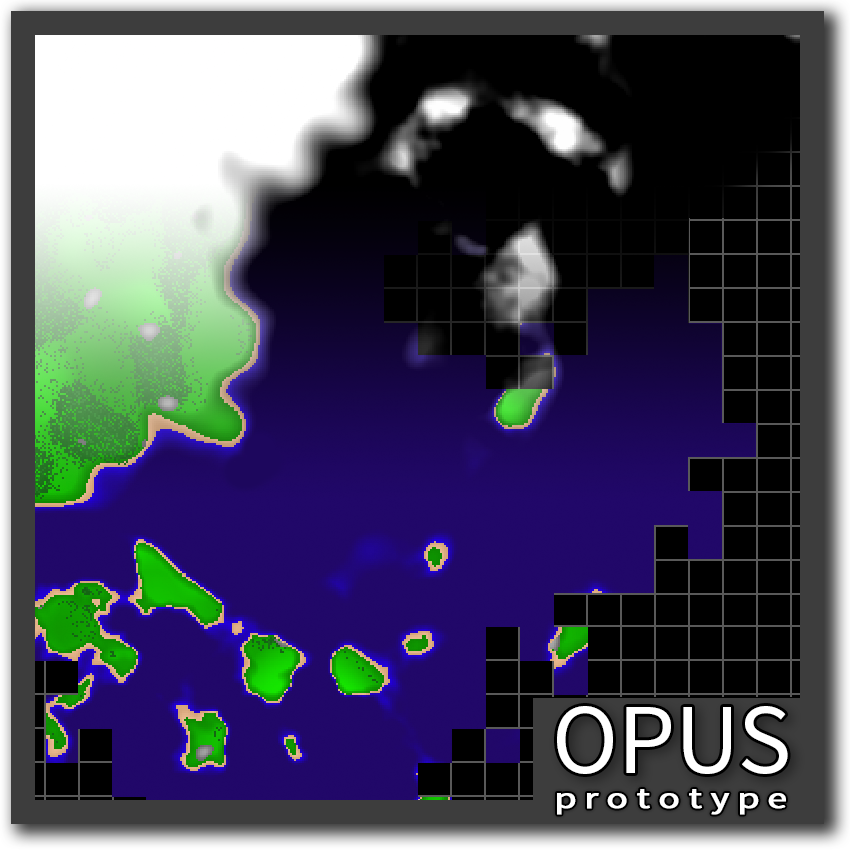
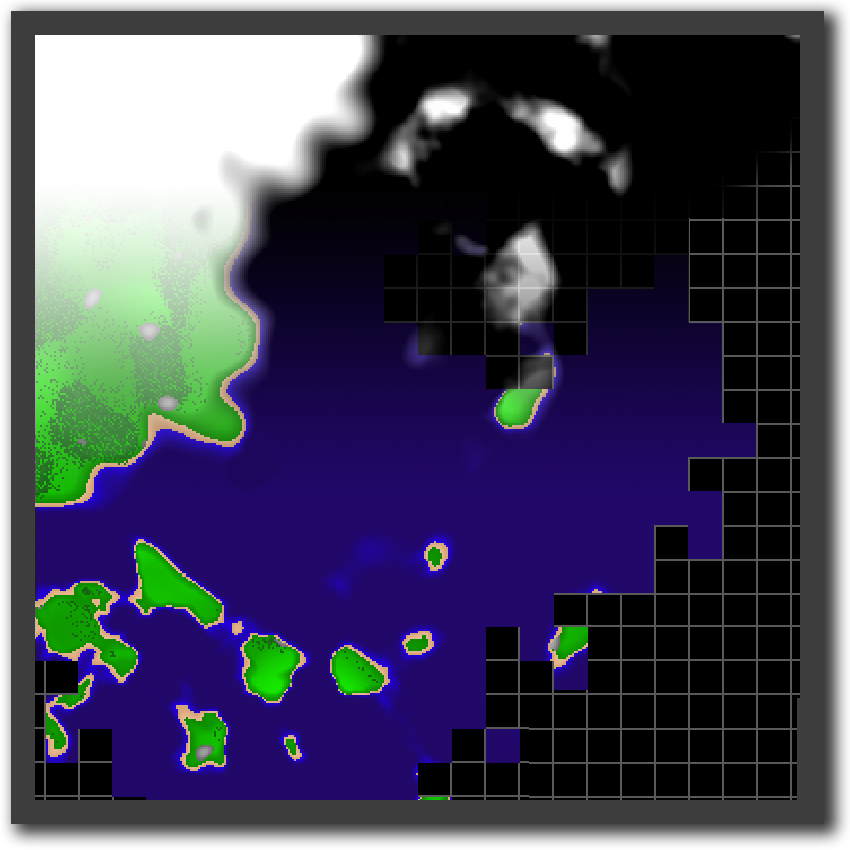
Before/after of a (850, 850) layered artwork. What changed in the layer stack:
added layer "Ebene 8" above "prototype" over [529, 690, 797, 800]
hid "prototype" over [557, 789, 786, 815]
hid "OPUS" over [557, 706, 788, 774]
